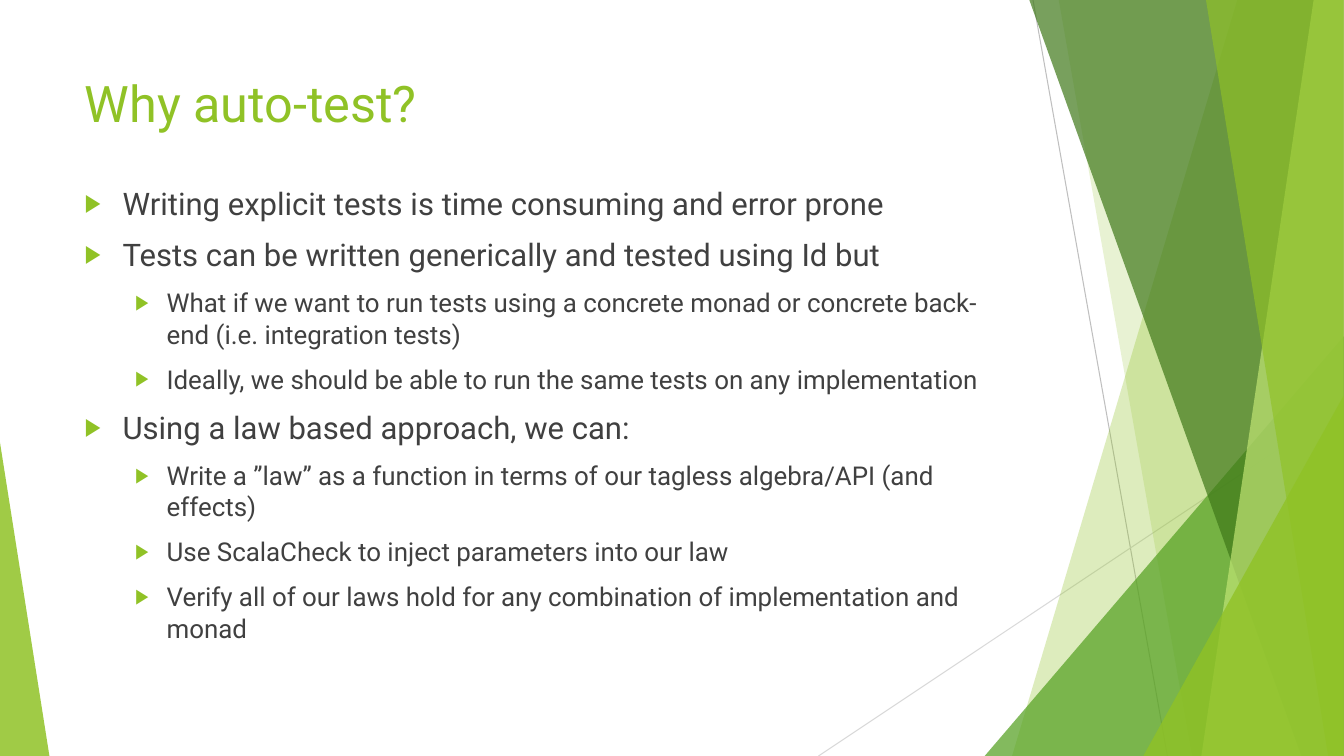
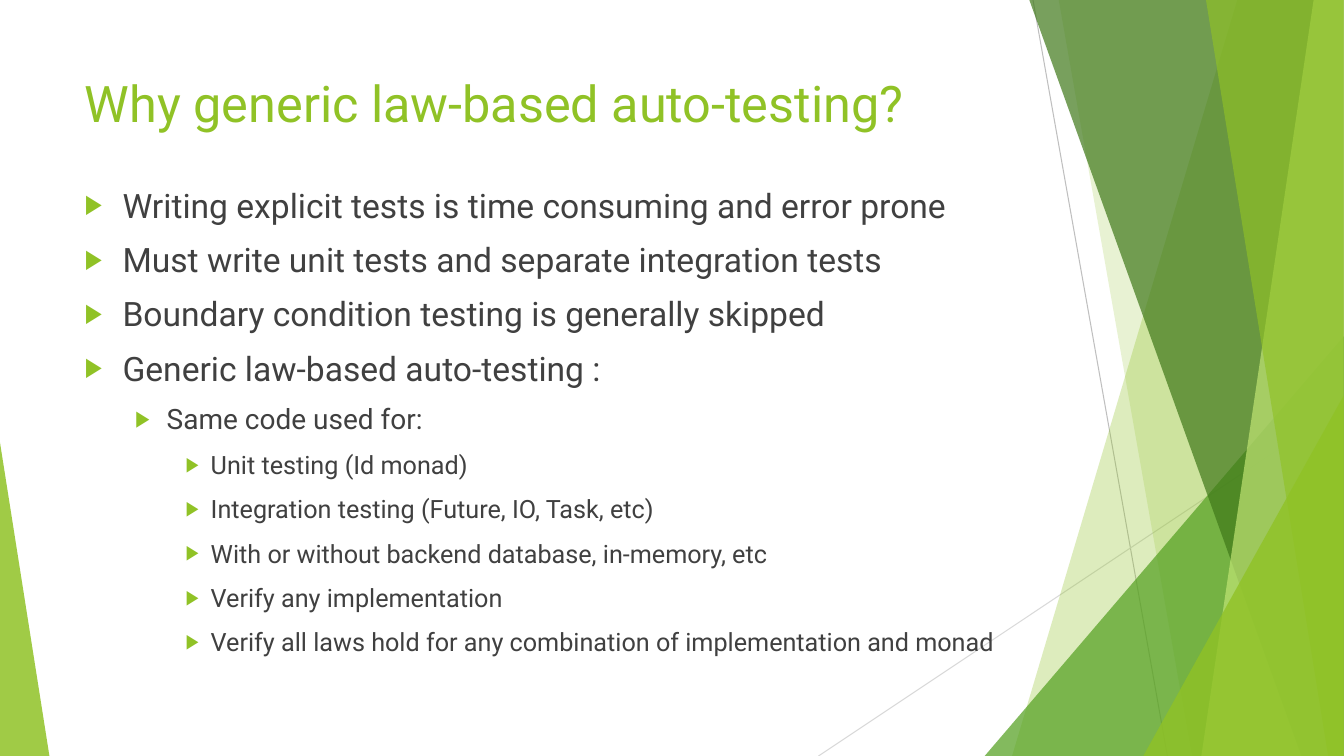
Before and after one commit to lancegatlin/tagless-final-autotest-talk-19feb19, a slide deck: slide 10 of tagless-final-autotest-19Feb19.pptx (slide 6 before the commit). Drawn at 1344x756 pixels with LibreOffice and Linux fonts; fonts in the diff are those of the drawing. Boxes give left, top, right and bottom in pixels: in the first picture for what was removed or moved away, otherwise in the second. Text is boxed around its words. In the diff, an @@ line names an element or a change of style, - is before the commit and + after.

Commit message:
work on ppt

```diff
--- a/tagless-final-autotest-19Feb19.pptx
+++ b/tagless-final-autotest-19Feb19.pptx
@@ title at [85,84,904,133]: text changed @@
-Why auto-test?
+Why generic law-based auto-testing?
@@ text at [123,193,945,225]: size 22.2 to 24 pt in "Writing explicit tests is time consuming and ..." @@
@@ text at [123,247,993,657]: text changed; size 18.5 to 18 pt @@
-▶ Tests can be written generically and tested using Id but
-  ▶ What if we want to run tests using a concrete monad or concrete back-end (i.e. integration tests)
-  ▶ Ideally, we should be able to run the same tests on any implementation
-▶ Using a law based approach, we can:
-  ▶ Write a ”law” as a function in terms of our tagless algebra/API (and effects)
-  ▶ Use ScalaCheck to inject parameters into our law
-  ▶ Verify all of our laws hold for any combination of implementation and monad
+▶ Must write unit tests and separate integration tests
+▶ Boundary condition testing is generally skipped
+▶ Generic law-based auto-testing :
+  ▶ Same code used for:
+    ▶ Unit testing (Id monad)
+    ▶ Integration testing (Future, IO, Task, etc)
+    ▶ With or without backend database, in-memory, etc
+    ▶ Verify any implementation
+    ▶ Verify all laws hold for any combination of implementation and monad
```
Also in this commit, not shown: 11 other slides changed, 3 slides added.
